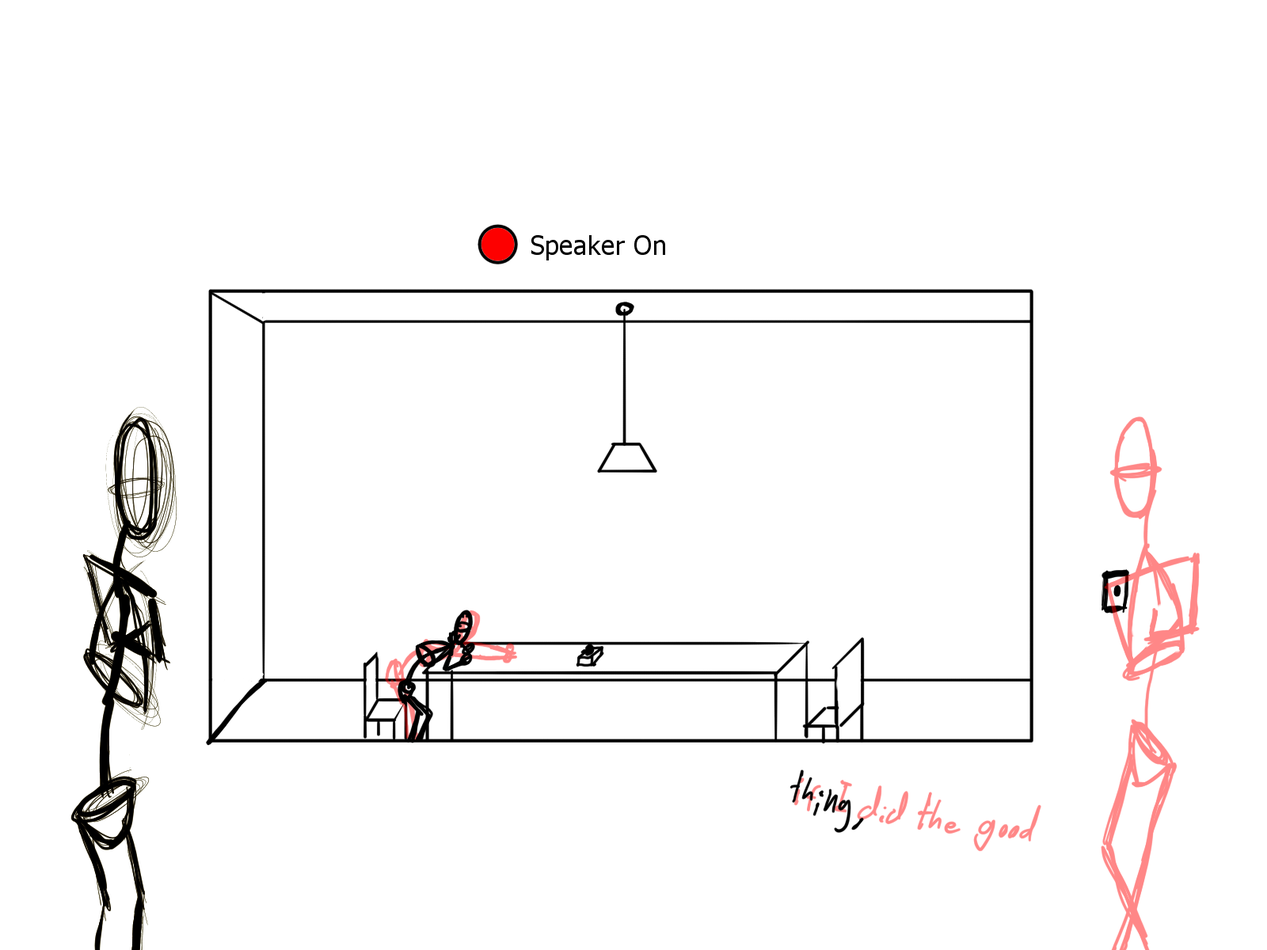
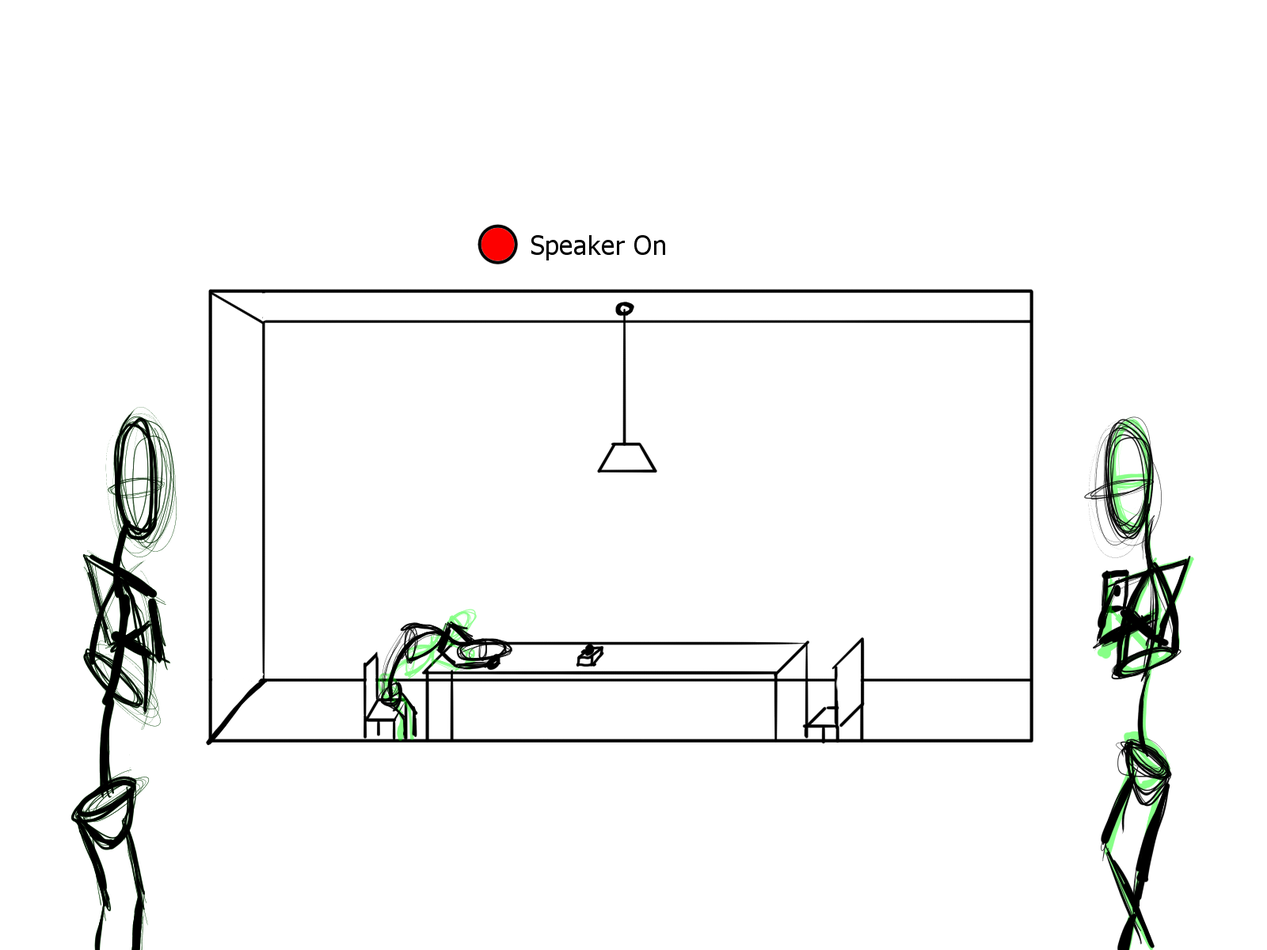
The second (1267, 950) image is a revision of the first. Changes to its layers:
painted on "Primary Anim" over (70, 406, 1201, 950)
painted on "Background Merged" over (70, 406, 1201, 950)
